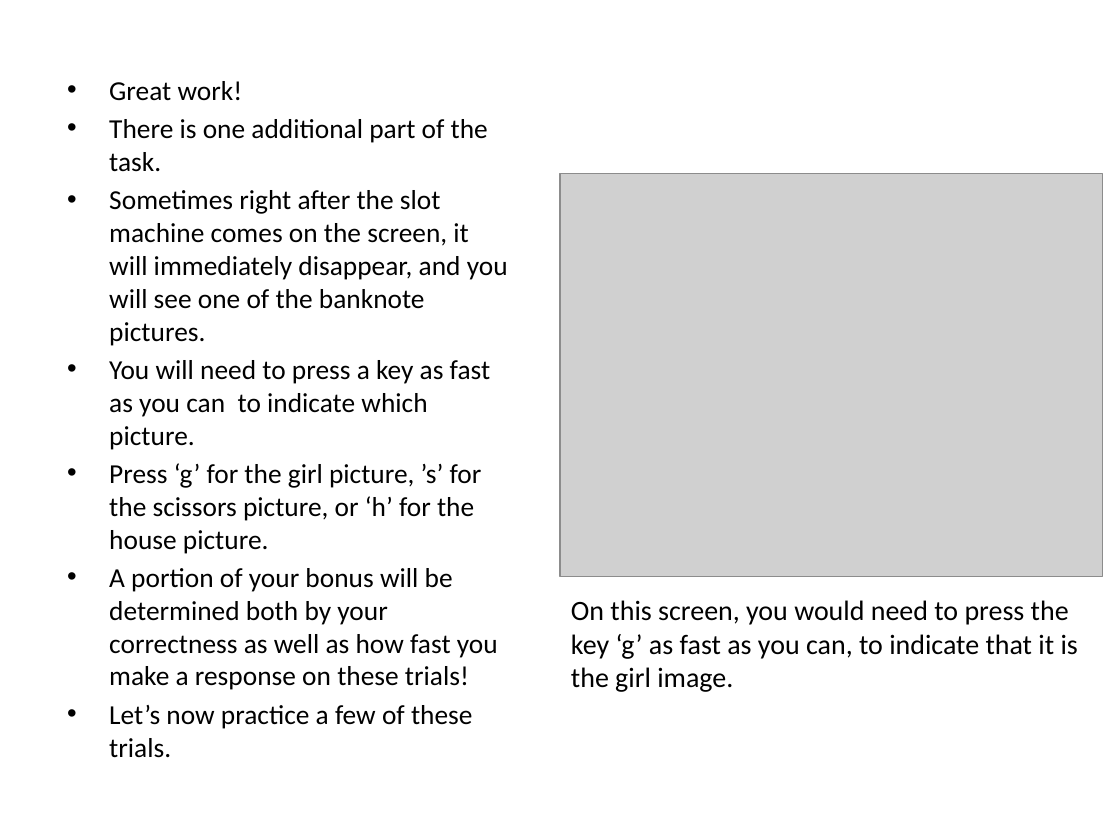
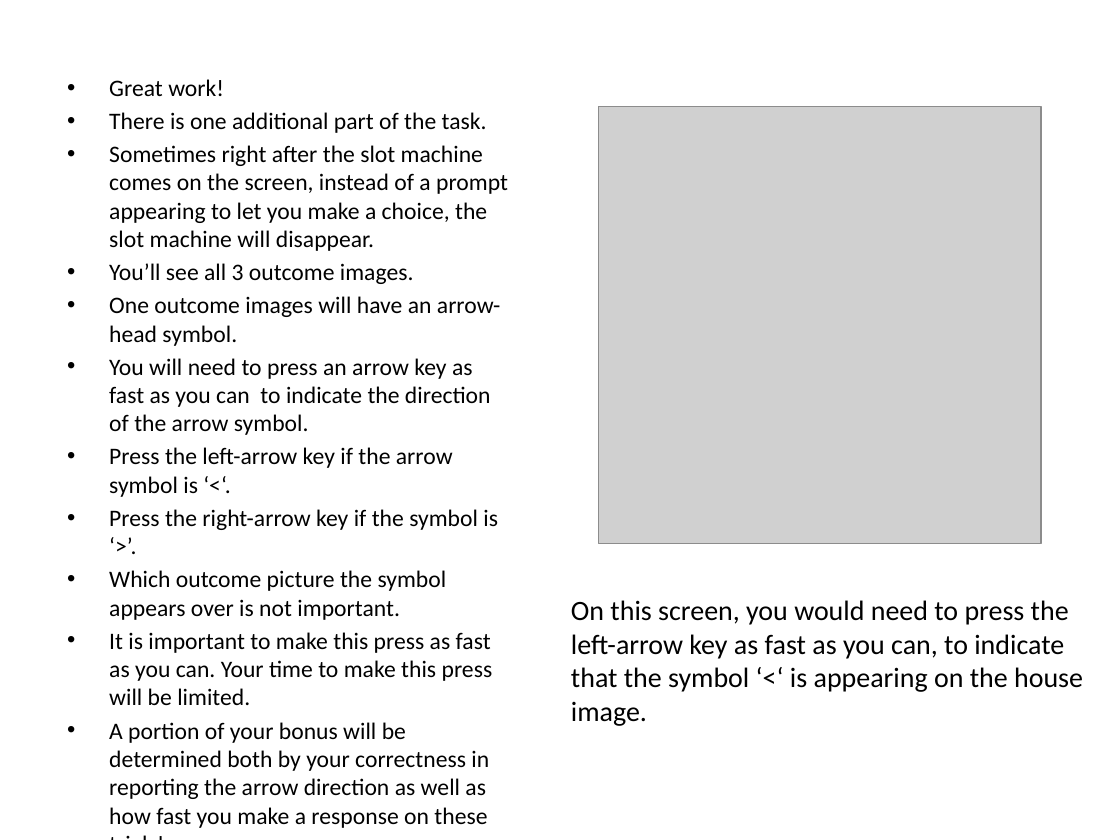
Before and after one commit to evanrussek/Gamble_Task_browser, a slide deck: slide 10 of public/Online_Task/Stimuli/uws_instr_slides_ver2_jpg_o1.pptx. Drawn at 1120x840 pixels with LibreOffice and Linux fonts; fonts in the diff are those of the drawing; grey boxes stand for pictures. Boxes give left, top, right and bottom in pixels: in the first picture for what was removed or moved away, otherwise in the second. Text is boxed around its words. In the diff, an @@ line names an element or a change of style, - is before the commit and + after.

```diff
--- a/public/Online_Task/Stimuli/uws_instr_slides_ver2_jpg_o1.pptx
+++ b/public/Online_Task/Stimuli/uws_instr_slides_ver2_jpg_o1.pptx
@@ text at [109,79,487,133]: size 17.6 to 15.2 pt in "Great work!", "There is one additional part of the ...", "Let’s now practice a few of these ..." @@
@@ picture: place and size @@
-picture at [560,174,1102,576]
+picture at [599,106,1042,544]
@@ text at [109,145,508,828]: text changed; size 17.6 to 15.2 pt @@
-• Sometimes right after the slot machine comes on the screen, it will immediately disappear, and you will see one of the banknote pictures.
-• You will need to press a key as fast as you can to indicate which picture.
-• Press ‘g’ for the girl picture, ’s’ for the scissors picture, or ‘h’ for the house picture.
-• A portion of your bonus will be determined both by your correctness as well as how fast you make a response on these trials!
+• Sometimes right after the slot machine comes on the screen, instead of a prompt appearing to let you make a choice, the slot machine will disappear.
+• You’ll see all 3 outcome images.
+• One outcome images will have an arrow-head symbol.
+• You will need to press an arrow key as fast as you can to indicate the direction of the arrow symbol.
+• Press the left-arrow key if the arrow symbol is ‘<‘.
+• Press the right-arrow key if the symbol is ‘>’.
+• Which outcome picture the symbol appears over is not important.
+• It is important to make this press as fast as you can. Your time to make this press will be limited.
+• A portion of your bonus will be determined both by your correctness in reporting the arrow direction as well as how fast you make a response on these trials!
@@ text at [571,600,1083,726]: text changed @@
-On this screen, you would need to press the key ‘g’ as fast as you can, to indicate that it is the girl image.
+On this screen, you would need to press the left-arrow key as fast as you can, to indicate that the symbol ‘<‘ is appearing on the house image.
```
Also in this commit, not shown: 4 other slides changed, 39 other files.
